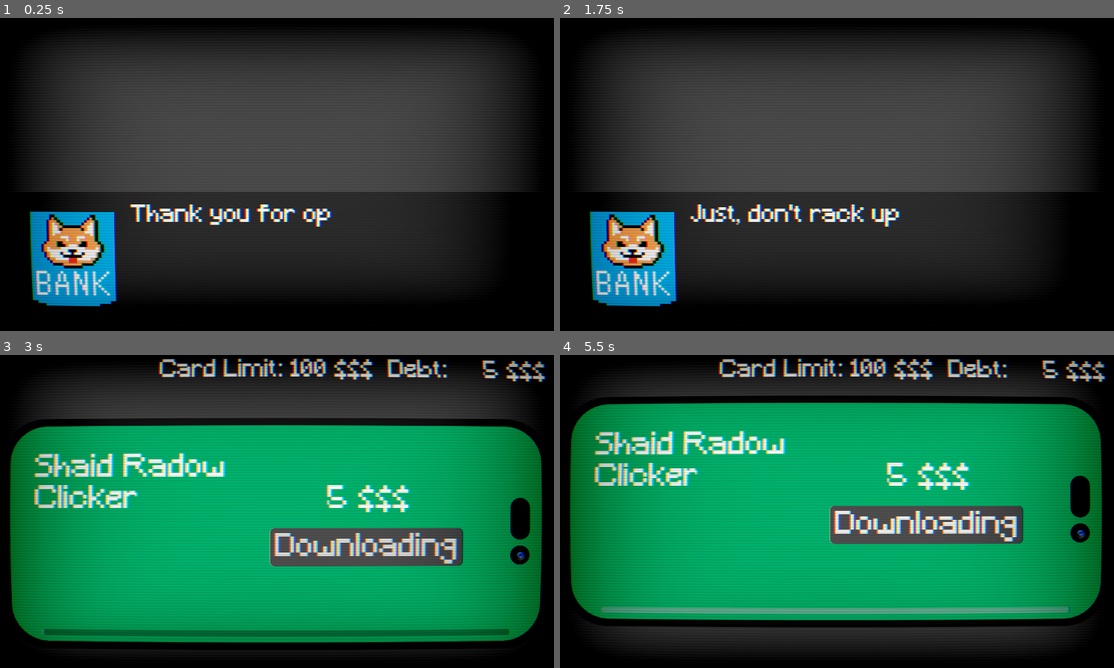
Above: before the commit, frames 1-4 (two rows, left to right).
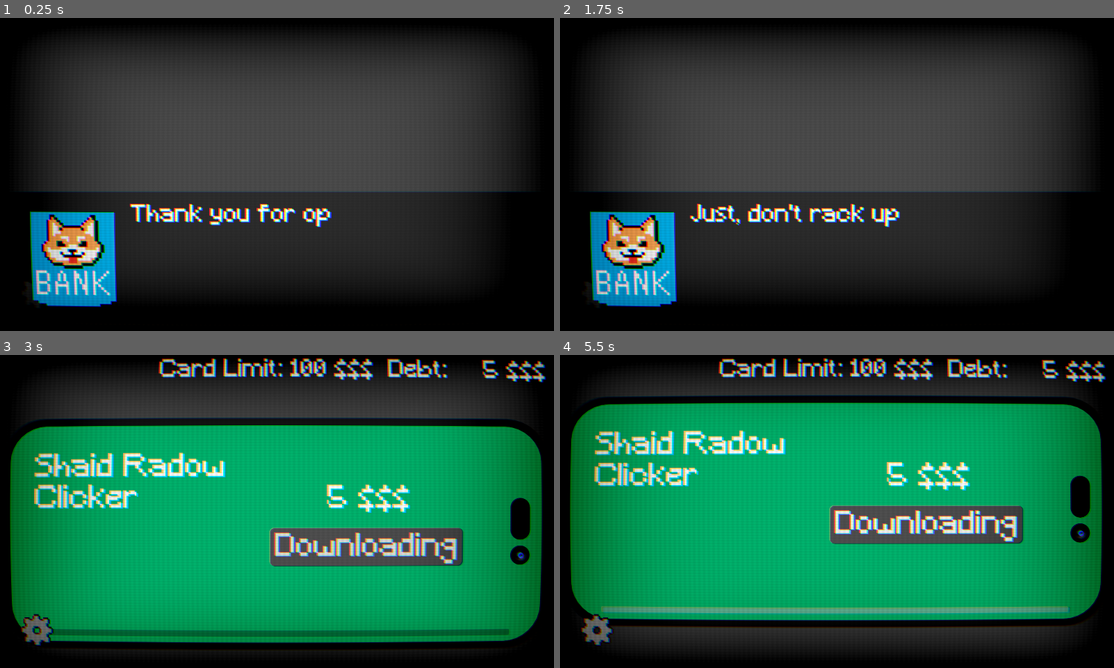
Above: after the commit, the same moments.

Repository: Heinrich-XIAO/average-mobile-game
Game: Godot game, scene res://scenes/Root.tscn
Same seed, same stepped clock (60 frames per second), same inputs: the game is played once before the commit and once after it.
Inputs (mouse positions are in pixels of both pictures, inside the frame that each line leads up to):
- Up to frame 1 (0.25 s): no input
- Up to frame 2 (1.75 s): click (593, 296) at 0.52 s; tap Enter at 1.25, 1.35 s; move the mouse to (958, 158) at 1.27 s; click (958, 158) at 1.42 s
- Up to frame 3 (3 s): move the mouse to (166, 527) at 2.02 s; tap F at 2.1 s; click (166, 527) at 2.17 s; click "Buy Game" at 2.75 s
- Up to frame 4 (5.5 s): tap Space at 3.5 s; move the mouse to (892, 442) at 3.52 s; tap Enter at 3.6 s; click (892, 442) at 3.67 s; click "Downloading" at 4.25 s; move the mouse to (809, 574) at 5.02 s; tap F at 5.1 s; click (809, 574) at 5.17 s

The runs differ from the first frame. In frame 1, 1.4% of the frame differs, in the area x 5-94%, y 55-93%; in frame 2, 1.4%; in frame 3, 4.0%; in frame 4, 5.0%, in the area x 3-99%, y 0-93%.

Commit message:
volume control

Diff:
--- a/Globals.gd
+++ b/Globals.gd
@@ -5,6 +5,8 @@
 var debt: int = 0 : set = set_debt
 
 var total_spent: int = 0
+
+var shader_overlay
 
 signal debt_limit_changed(newvalue)
 var debt_limit: int = 100 : set = set_debt_limit
--- /dev/null
+++ b/circle.tres
@@ -0,0 +1,12 @@
+[gd_resource type="GradientTexture2D" load_steps=2 format=3 uid="uid://cerfqsk83s4ty"]
+
+[sub_resource type="Gradient" id="Gradient_23g44"]
+offsets = PackedFloat32Array(0.038835, 0.660194, 0.669903, 1)
+colors = PackedColorArray(1, 1, 1, 1, 1, 1, 1, 1, 1, 1, 1, 0, 1, 1, 1, 0)
+
+[resource]
+gradient = SubResource("Gradient_23g44")
+fill = 1
+fill_from = Vector2(0.5, 0.5)
+fill_to = Vector2(1, 1)
+metadata/_snap_enabled = true
--- /dev/null
+++ b/default_bus_layout.tres
@@ -0,0 +1,3 @@
+[gd_resource type="AudioBusLayout" format=3 uid="uid://b615rckawkpmf"]
+
+[resource]
--- a/scenes/Game.tscn
+++ b/scenes/Game.tscn
@@ -15,6 +15,7 @@
 [ext_resource type="Texture2D" uid="uid://bc7tb1k103r83" path="res://images/keyframe_5.png" id="13_r7sob"]
 [ext_resource type="LabelSettings" uid="uid://hq11htdx2j7y" path="res://popup.tres" id="14_7ua8r"]
 [ext_resource type="StyleBox" uid="uid://i8wxiocywuwd" path="res://scenes/okay.tres" id="15_r7sob"]
+[ext_resource type="FontFile" uid="uid://brfed2eds4tl4" path="res://mono_font.ttf" id="16_y5y3l"]
 
 [sub_resource type="StyleBoxFlat" id="StyleBoxFlat_qbsmt"]
 bg_color = Color(0, 0, 0, 1)
@@ -395,11 +396,17 @@
 &"lootbox": SubResource("Animation_3xj3m")
 }
 
+[sub_resource type="StyleBoxFlat" id="StyleBoxFlat_y5y3l"]
+bg_color = Color(0, 0, 0, 0.392157)
+
 [sub_resource type="PlaceholderTexture2D" id="PlaceholderTexture2D_r7sob"]
 
 [sub_resource type="LabelSettings" id="LabelSettings_r7sob"]
-font = ExtResource("1_ibkli")
+font = ExtResource("16_y5y3l")
 font_size = 64
+
+[sub_resource type="StyleBoxFlat" id="StyleBoxFlat_vjgi4"]
+bg_color = Color(0, 0, 0, 0.392157)
 
 [sub_resource type="StyleBoxFlat" id="StyleBoxFlat_r7sob"]
 bg_color = Color(0, 0.516839, 0.981079, 1)
@@ -627,6 +634,7 @@
 anchor_bottom = 1.0
 grow_horizontal = 2
 grow_vertical = 2
+theme_override_styles/panel = SubResource("StyleBoxFlat_y5y3l")
 
 [node name="TextureRect" type="TextureRect" parent="LootboxPopup"]
 custom_minimum_size = Vector2(576, 576)
@@ -740,6 +748,7 @@
 anchor_bottom = 1.0
 grow_horizontal = 2
 grow_vertical = 2
+theme_override_styles/panel = SubResource("StyleBoxFlat_vjgi4")
 
 [node name="border" type="Panel" parent="Congrats"]
 custom_minimum_size = Vector2(900, 600)
--- a/scenes/Root.gdshader
+++ b/scenes/Root.gdshader
@@ -2,7 +2,9 @@
 
 const float curvature = 7.0;
 const float vignette_multiplier = 1.0;
-uniform float color_offset : hint_range(0.0, 0.01) = 0.002;
+uniform float colour_offset : hint_range(0.0, 0.01) = 0.002;
+
+uniform float power_off : hint_range(0.0, 1.0) = 1.0;
 
 uniform sampler2D screen_texture : hint_screen_texture, filter_linear_mipmap;
 
@@ -12,16 +14,30 @@
     vec2 warped_uv = centered_uv + centered_uv * uv_offset * uv_offset;
     vec2 base_uv = (warped_uv + 1.0) / 2.0;
 
-    vec3 cutoff = vec3(step(abs(warped_uv.x), 1.0) * step(abs(warped_uv.y), 1.0));
-    vec3 scan_lines = vec3(sin(warped_uv.y * 180.0 * 2.0) * 0.05 + 0.95);
+    vec3 cutoff = vec3(step(abs(warped_uv.x), 1.0) * step(abs(warped_uv.y),
+		mix(power_off, max(power_off * 2.0 - 1.0, 0.01), step(0.01, power_off))));
+    vec3 scan_lines = vec3(sin(warped_uv.y * 180.0 * 2.0) * 0.025 + 0.975);
+    vec3 scan_columns = vec3(sin(warped_uv.x * 180.0 * 2.0) * 0.025 + 0.975);
     vec3 vignette = vec3(length(pow(abs(centered_uv), vec2(4.0)) / 3.0));
 
-    float r = textureLod(screen_texture, base_uv + vec2(color_offset, 0.0), 0.0).r;
+    float r = textureLod(screen_texture, base_uv + vec2(colour_offset, colour_offset), 0.0).r;
     float g = textureLod(screen_texture, base_uv, 0.0).g;
-    float b = textureLod(screen_texture, base_uv - vec2(color_offset, 0.0), 0.0).b;
+    float b = textureLod(screen_texture, base_uv - vec2(colour_offset, colour_offset), 0.0).b;
 
     vec3 separated_color = vec3(r, g, b);
-    vec3 final_color = separated_color * cutoff * scan_lines - vignette * vignette_multiplier;
+    vec3 final_color = separated_color * cutoff * scan_lines * scan_columns - vignette * vignette_multiplier;
+
+    float frac = clamp((power_off - 0.1) / (0.4 - 0.1), 0.0, 1.0);
+    float dist_x = abs(centered_uv.x);
+    float line_mask = step(dist_x, frac);
+    float brightness = 1.0 + (1.0 - frac) * 2.0;
+
+    float collapse_mask = mix(line_mask * brightness, 1.0, step(0.4, power_off));
+
+	final_color += collapse_mask - 1.0;
+    final_color *= collapse_mask;
+
+    final_color *= cutoff;
 
     COLOR = vec4(final_color, 1.0);
 }
--- a/scenes/Root.tscn
+++ b/scenes/Root.tscn
@@ -6,14 +6,24 @@
 [ext_resource type="PackedScene" uid="uid://64xji1dgog3m" path="res://scenes/Intro.tscn" id="5_5npxh"]
 [ext_resource type="PackedScene" uid="uid://c6e85mo505ud1" path="res://scenes/Game.tscn" id="6_5npxh"]
 [ext_resource type="Shader" uid="uid://b6f0rq08uti3u" path="res://scenes/Root.gdshader" id="6_c618l"]
+[ext_resource type="Texture2D" uid="uid://y7mdib5trrq2" path="res://images/settings.png" id="7_c618l"]
+[ext_resource type="Texture2D" uid="uid://cerfqsk83s4ty" path="res://circle.tres" id="8_0x7h0"]
+[ext_resource type="Script" uid="uid://cuxlanxjsrxdy" path="res://scenes/volume.gd" id="8_3wcpb"]
+[ext_resource type="FontFile" uid="uid://c42lwm6ec4n06" path="res://Minecraft.ttf" id="10_6w1so"]
+[ext_resource type="StyleBox" uid="uid://i8wxiocywuwd" path="res://scenes/okay.tres" id="11_q7e4n"]
 
 [sub_resource type="ShaderMaterial" id="ShaderMaterial_0x7h0"]
 shader = ExtResource("6_c618l")
-shader_parameter/color_offset = 0.002
+shader_parameter/colour_offset = 0.002
+shader_parameter/power_off = 1.0
 
 [sub_resource type="QuadMesh" id="QuadMesh_3wcpb"]
 size = Vector2(2304, 1296)
 center_offset = Vector3(1152, 648, 0)
+
+[sub_resource type="GDScript" id="GDScript_3wcpb"]
+
+[sub_resource type="PlaceholderTexture2D" id="PlaceholderTexture2D_3wcpb"]
 
 [node name="Root" type="Control"]
 layout_mode = 3
@@ -69,3 +79,97 @@
 [node name="MeshInstance2D" type="MeshInstance2D" parent="CanvasLayer"]
 material = SubResource("ShaderMaterial_0x7h0")
 mesh = SubResource("QuadMesh_3wcpb")
+
+[node name="Settings" type="TextureButton" parent="."]
+z_index = 4095
+custom_minimum_size = Vector2(20, 20)
+layout_mode = 1
+anchors_preset = 2
+anchor_top = 1.0
+anchor_bottom = 1.0
+offset_left = 82.0
+offset_top = -216.0
+offset_right = 986.0
+offset_bottom = 688.0
+grow_vertical = 0
+scale = Vector2(0.15, 0.15)
+texture_normal = ExtResource("7_c618l")
+texture_pressed = ExtResource("7_c618l")
+texture_hover = ExtResource("7_c618l")
+texture_disabled = ExtResource("7_c618l")
+texture_focused = ExtResource("7_c618l")
+
+[node name="CanvasLayer" type="CanvasLayer" parent="Settings"]
+layer = 11
+visible = false
+
+[node name="Panel" type="Panel" parent="Settings/CanvasLayer"]
+anchors_preset = 15
+anchor_right = 1.0
+anchor_bottom = 1.0
+grow_horizontal = 2
+grow_vertical = 2
+
+[node name="HBoxContainer" type="HBoxContainer" parent="Settings/CanvasLayer/Panel"]
+layout_mode = 1
+anchors_preset = 8
+anchor_left = 0.5
+anchor_top = 0.5
+anchor_right = 0.5
+anchor_bottom = 0.5
+offset_left = -252.5
+offset_top = -32.0
+offset_right = 252.5
+offset_bottom = 32.0
+grow_horizontal = 2
+grow_vertical = 2
+script = SubResource("GDScript_3wcpb")
+
+[node name="Label" type="Label" parent="Settings/CanvasLayer/Panel/HBoxContainer"]
+layout_mode = 2
+text = "Volume: "
+label_settings = ExtResource("3_t5xp5")
+
+[node name="HSlider" type="HSlider" parent="Settings/CanvasLayer/Panel/HBoxContainer"]
+custom_minimum_size = Vector2(500, 0)
+layout_mode = 2
+size_flags_vertical = 4
+theme_override_icons/grabber = ExtResource("8_0x7h0")
+theme_override_icons/grabber_highlight = ExtResource("8_0x7h0")
+theme_override_icons/grabber_disabled = ExtResource("8_0x7h0")
+theme_override_icons/tick = SubResource("PlaceholderTexture2D_3wcpb")
+max_value = 1.0
+step = 0.01
+value = 0.5
+script = ExtResource("8_3wcpb")
+
+[node name="percentage" type="Label" parent="Settings/CanvasLayer/Panel/HBoxContainer"]
+layout_mode = 2
+text = "100%"
+label_settings = ExtResource("3_t5xp5")
+
+[node name="OK" type="Button" parent="Settings/CanvasLayer/Panel"]
+layout_mode = 1
+anchors_preset = 8
+anchor_left = 0.5
+anchor_top = 0.5
+anchor_right = 0.5
+anchor_bottom = 0.5
+offset_left = -86.0
+offset_top = 152.0
+offset_right = 86.0
+offset_bottom = 244.0
+grow_horizontal = 2
+grow_vertical = 2
+theme_override_colors/font_color = Color(1, 1, 1, 1)
+theme_override_fonts/font = ExtResource("10_6w1so")
+theme_override_font_sizes/font_size = 64
+theme_override_styles/focus = ExtResource("11_q7e4n")
+theme_override_styles/hover_pressed = ExtResource("11_q7e4n")
+theme_override_styles/hover = ExtResource("11_q7e4n")
+theme_override_styles/pressed = ExtResource("11_q7e4n")
+theme_override_styles/normal = ExtResource("11_q7e4n")
+text = "OK"
+
+[connection signal="mouse_exited" from="Settings/CanvasLayer/Panel/HBoxContainer/HSlider" to="Settings/CanvasLayer/Panel/HBoxContainer/HSlider" method="_on_mouse_exited"]
+[connection signal="value_changed" from="Settings/CanvasLayer/Panel/HBoxContainer/HSlider" to="Settings/CanvasLayer/Panel/HBoxContainer/HSlider" method="_on_value_changed"]
--- a/scenes/game.gd
+++ b/scenes/game.gd
@@ -146,7 +146,7 @@
 	start_time = current_level_data["start_time"]
 
 	if won:
-		Globals.send_dialog(["Your goal is now %s in %s seconds and your limit has been changed to %s. Click when you are ready." % [str(int(Globals.click_goal)), str(int(start_time)), str(int(Globals.debt_limit))]], trump, false, func ():
+		Globals.send_dialog(["Your goal is now %s in %s seconds and your card limit has been changed to %s. Click when you are ready." % [str(int(Globals.click_goal)), str(int(start_time)), str(int(Globals.debt_limit))]], trump, false, func ():
 			time = start_time # Setting time to a non-zero value starts the count down
 			$Congrats.hide()
 			$LootboxPopup.hide()
@@ -159,7 +159,7 @@
 	tween.tween_property(player, "volume_db", -80.0, duration) # -80 dB = silent
 
 func shown():
-	$stopwatch.text = "30.00Q"
+	$stopwatch.text = "30.00"
 	await Fade.fade_in(1.0, Color.BLACK, "Diamond").finished
 	can_start_time = true
 
@@ -188,8 +188,9 @@
 
 				if level_number == len(level_data):
 					Globals.send_dialog(["Suspicious transactions have been found on your account worth %s $$$." % str(Globals.total_spent), "We have frozen your card."], shiba_bank, false, func ():
-						Fade.fade_out(3)
-						fade_out_audio($Background)
+						var tween = create_tween()
+						tween.tween_property(Globals.shader_overlay.material, "shader_parameter/power_off", 0.0, 1.0).from(1.0)
+						fade_out_audio($Background, 5)
 					)
 					return
 			count = 0
--- /dev/null
+++ b/scenes/volume.gd
@@ -0,0 +1,18 @@
+extends HSlider
+
+
+@export var audio_bus_name := "Master"
+
+@onready var _bus := AudioServer.get_bus_index(audio_bus_name)
+
+
+func _ready() -> void:
+	value = db_to_linear(AudioServer.get_bus_volume_db(_bus))
+
+func _on_value_changed(value: float) -> void:
+	AudioServer.set_bus_volume_db(_bus, linear_to_db(value))
+	$"../percentage".text = str(int(value * 100)) + "%"
+
+
+func _on_mouse_exited() -> void:
+	self.release_focus()
--- a/scripts/root.gd
+++ b/scripts/root.gd
@@ -25,6 +25,8 @@
 
 	$HBoxContainer.hide()
 
+	Globals.shader_overlay = $CanvasLayer/MeshInstance2D
+
 
 	var dialog = $Dialog
 	var image: CompressedTexture2D = load("res://images/shiba_bank.png")
@@ -39,3 +41,15 @@
 		tween.tween_property($Intro, "position", center_pos, 1.0)
 		$HBoxContainer.show()
 	)
+
+
+	$Settings.gui_input.connect(func (event):
+		if event is InputEventMouseButton and not event.pressed and event.button_index == MOUSE_BUTTON_LEFT:
+			$Settings/CanvasLayer.show()
+	)
+
+
+	$Settings/CanvasLayer/Panel/OK.gui_input.connect(func (event):
+		if event is InputEventMouseButton and not event.pressed and event.button_index == MOUSE_BUTTON_LEFT:
+			$Settings/CanvasLayer.hide()
+	)
Binary file added: images/settings.png
Not shown, added: images/settings.png.import
Binary file added: mono_font.ttf
Not shown, added: mono_font.ttf.import
Not shown: 1 places in scenes/Game.tscn that only renumber resources
Not shown: 1 places in scenes/Root.tscn that only renumber resources
Not shown, added: scenes/volume.gd.uid
Not shown, added: average-game-design
